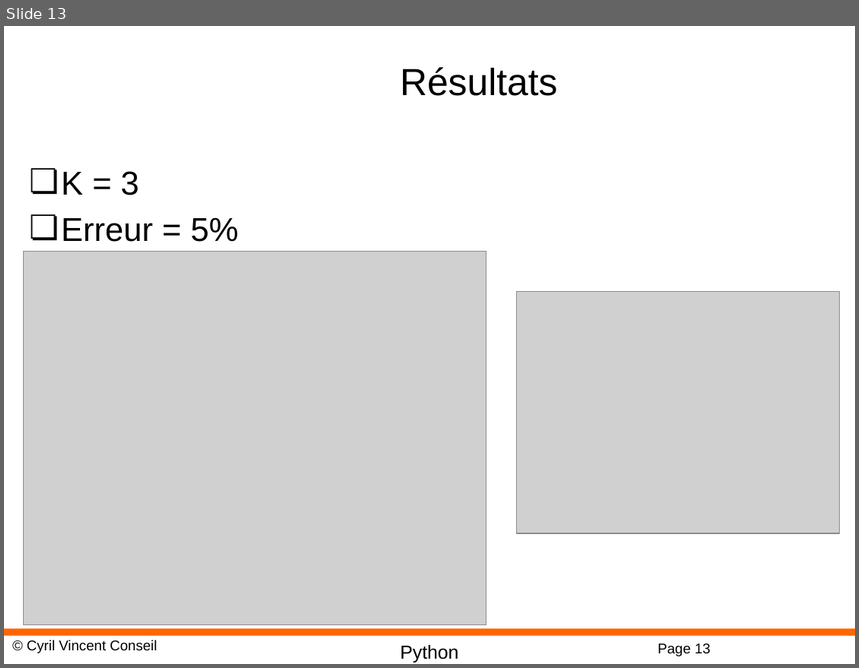
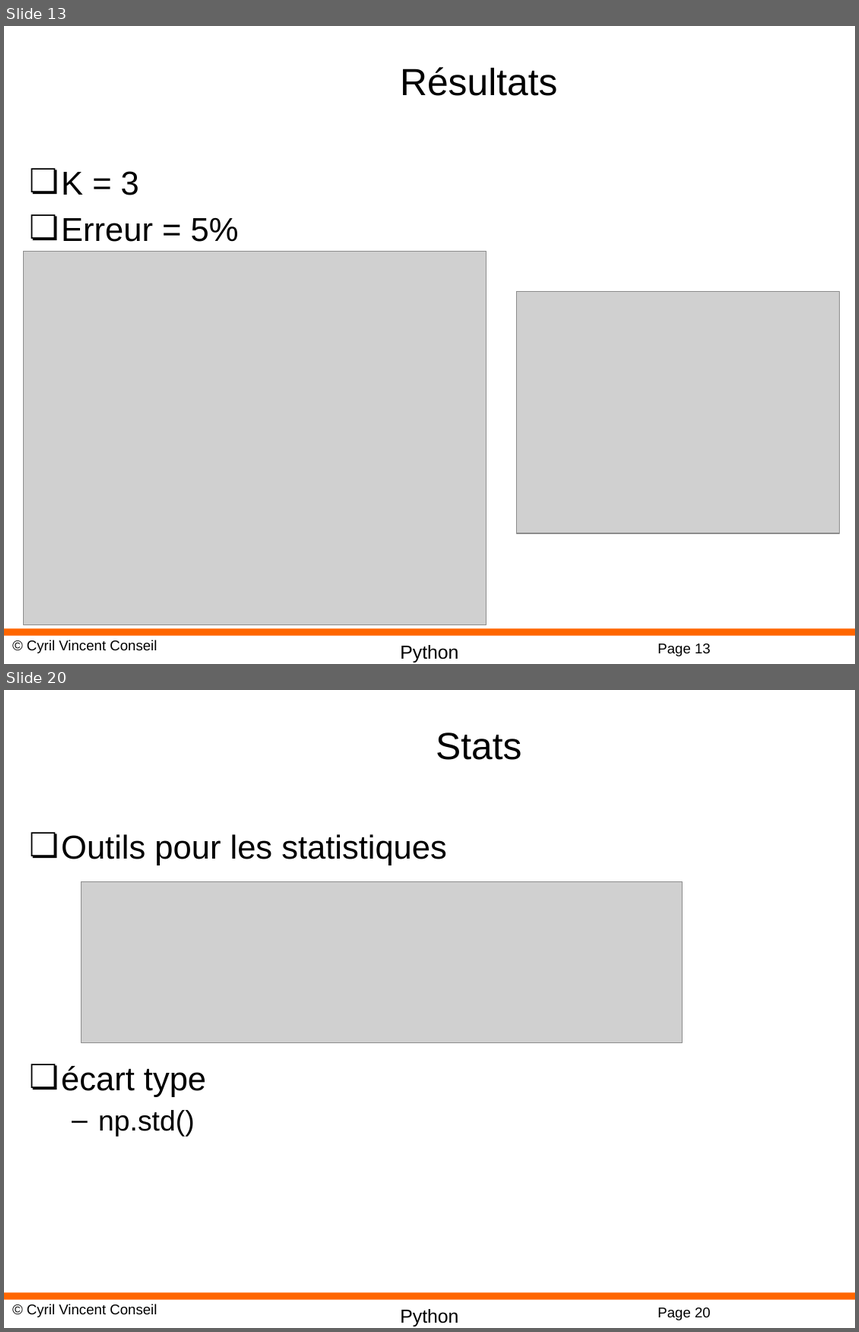
Before and after one commit to cyrilvincent/ML, a slide deck: PPT/MachineLearning14-KNN.pptx. Shown one above the other, each under a label of ours: slide 13 before the commit, slides 13 and 20 after it; the slides between them are not shown. The pictures are 859x668 and 859x1332 pixels, drawn with LibreOffice and Linux fonts; fonts in the diff are those of the drawing; grey boxes stand for pictures; background and template pictures are left out. Boxes give left, top, right and bottom in pixels: in the first picture for what was removed or moved away, otherwise in the second. Text is boxed around its words. In the diff, an @@ line names an element or a change of style, - is before the commit and + after.

```diff
--- a/PPT/MachineLearning14-KNN.pptx
+++ b/PPT/MachineLearning14-KNN.pptx
@@ slide 20 added at <box>4,690,855,1328</box>, background #FFFFFF; not listed: 4 template elements that a slide beside it also shows @@
@@ title added at <box>436,733,522,760</box>, 32 pt, text #000000 @@
+Stats
@@ text added at <box>61,834,447,1137</box>, 28 pt, text #000000 @@
+❏ Outils pour les statistiques
+❏ écart type
+  – np.std()
@@ picture added at <box>82,882,683,1043</box> @@
```
Also in this commit, not shown: 12 other slides added, 2 other files.
